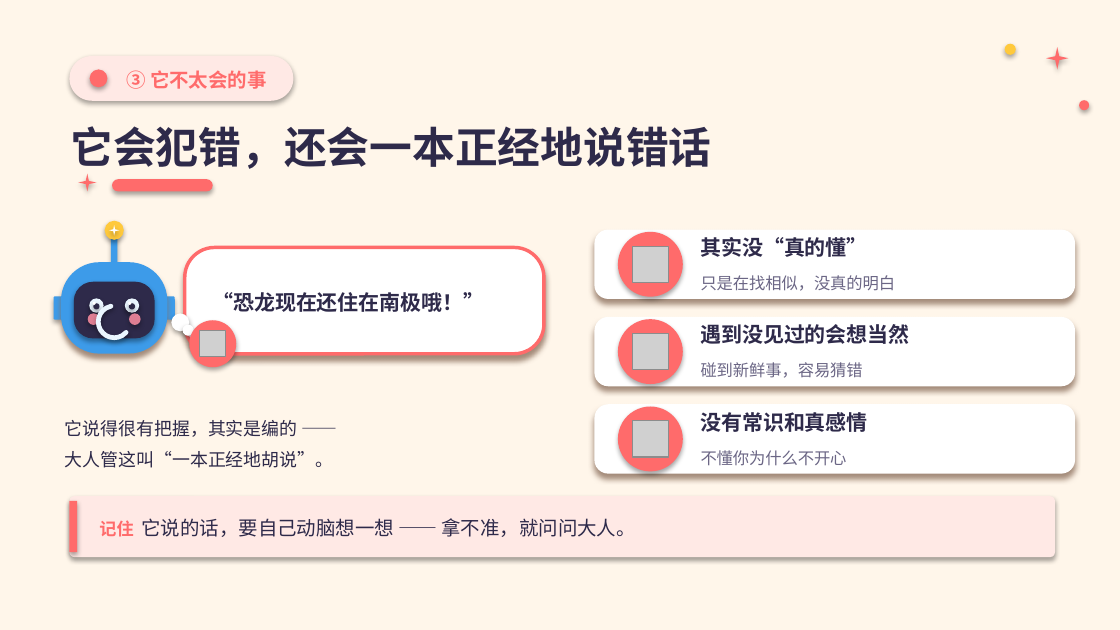
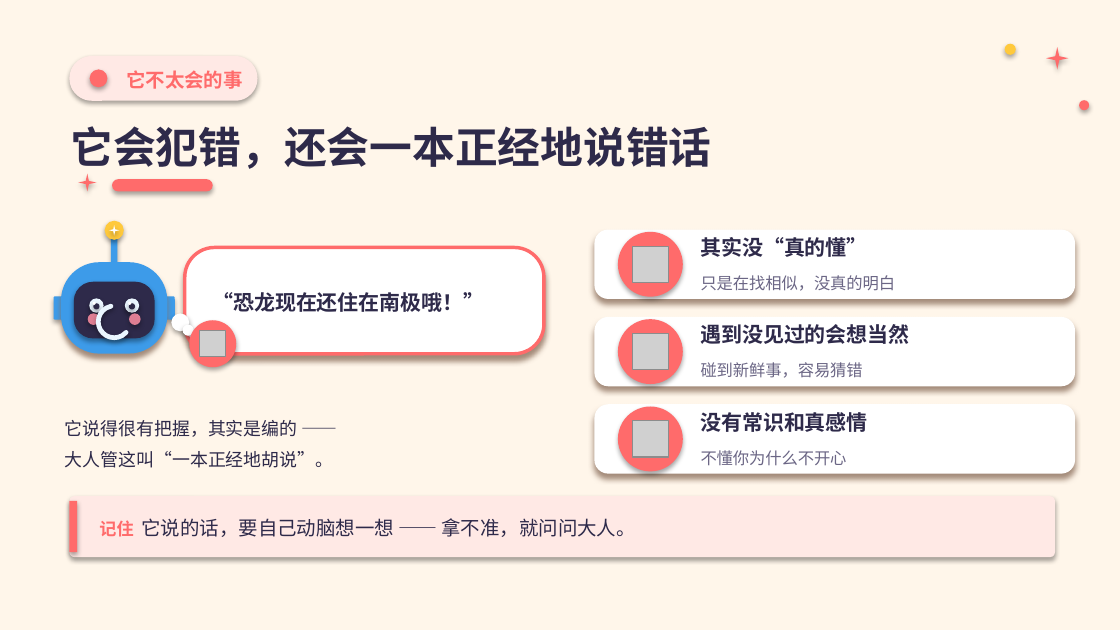
Before and after one commit to addsumtech/slides_maker-site, a slide deck: slide 8 of templates/decks/zh/kids-ai-explainer/template.pptx. Drawn at 1120x630 pixels with LibreOffice and Linux fonts; fonts in the diff are those of the drawing; grey boxes stand for pictures. Boxes give left, top, right and bottom in pixels: in the first picture for what was removed or moved away, otherwise in the second. Text is boxed around its words. In the diff, an @@ line names an element or a change of style, - is before the commit and + after.

```diff
--- a/templates/decks/zh/kids-ai-explainer/template.pptx
+++ b/templates/decks/zh/kids-ai-explainer/template.pptx
@@ rounded rectangle: place and size @@
-rounded rectangle at [69,56,293,101]
+rounded rectangle at [69,56,258,101]
@@ text at [126,70,243,89]: text changed @@
-③ 它不太会的事
+它不太会的事
```
Also in this commit, not shown: 1 other slide changed, 14 other files.
